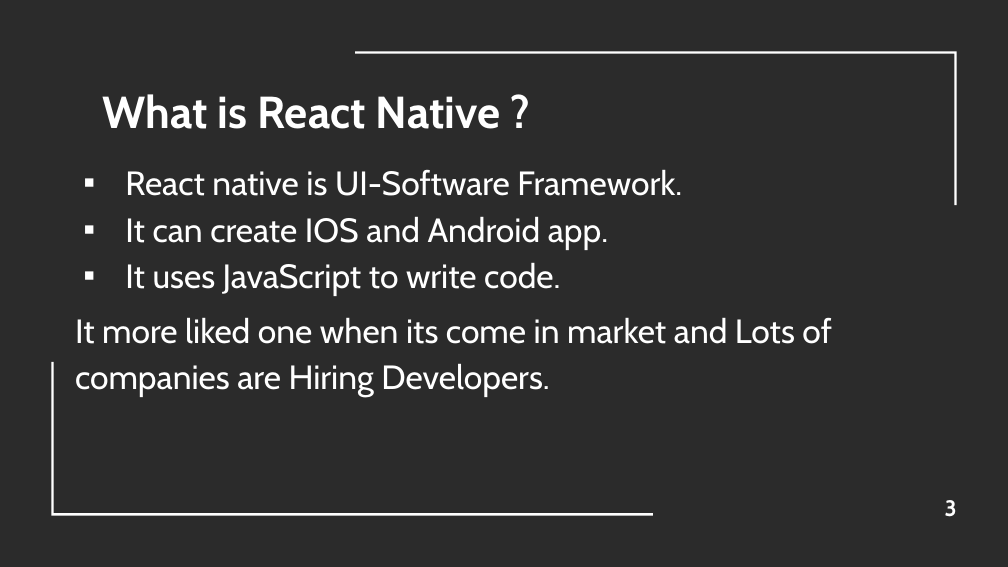
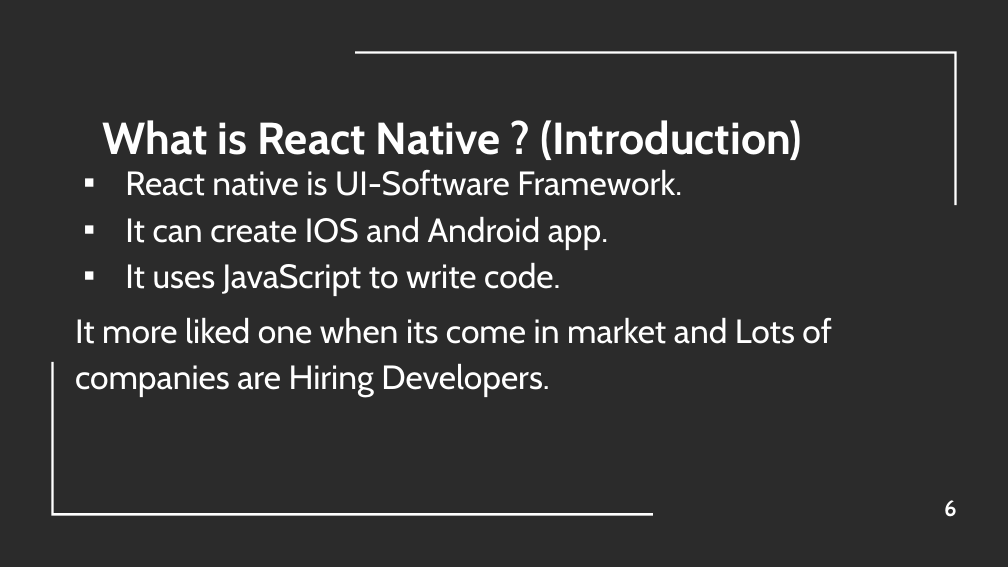
Before and after one commit to SanketsCode/TE-SEM-V-Projects, a slide deck: slide 6 of cross_platform.pptx (slide 3 before the commit). Drawn at 1008x567 pixels with LibreOffice and Linux fonts; fonts in the diff are those of the drawing; background and template pictures are left out; a plain dark background stands for a picture behind light text. Boxes give left, top, right and bottom in pixels: in the first picture for what was removed or moved away, otherwise in the second. Text is boxed around its words. In the diff, an @@ line names an element or a change of style, - is before the commit and + after.

```diff
--- a/cross_platform.pptx
+++ b/cross_platform.pptx
@@ title at [103, 120, 802, 160]: text changed @@
-What is React Native ?
+What is React Native ? (Introduction)
@@ page number at [944, 500, 957, 517]: text changed @@
-3
+6
```
Also in this commit, not shown: 6 other slides changed, 5 slides added, 1 other file.
